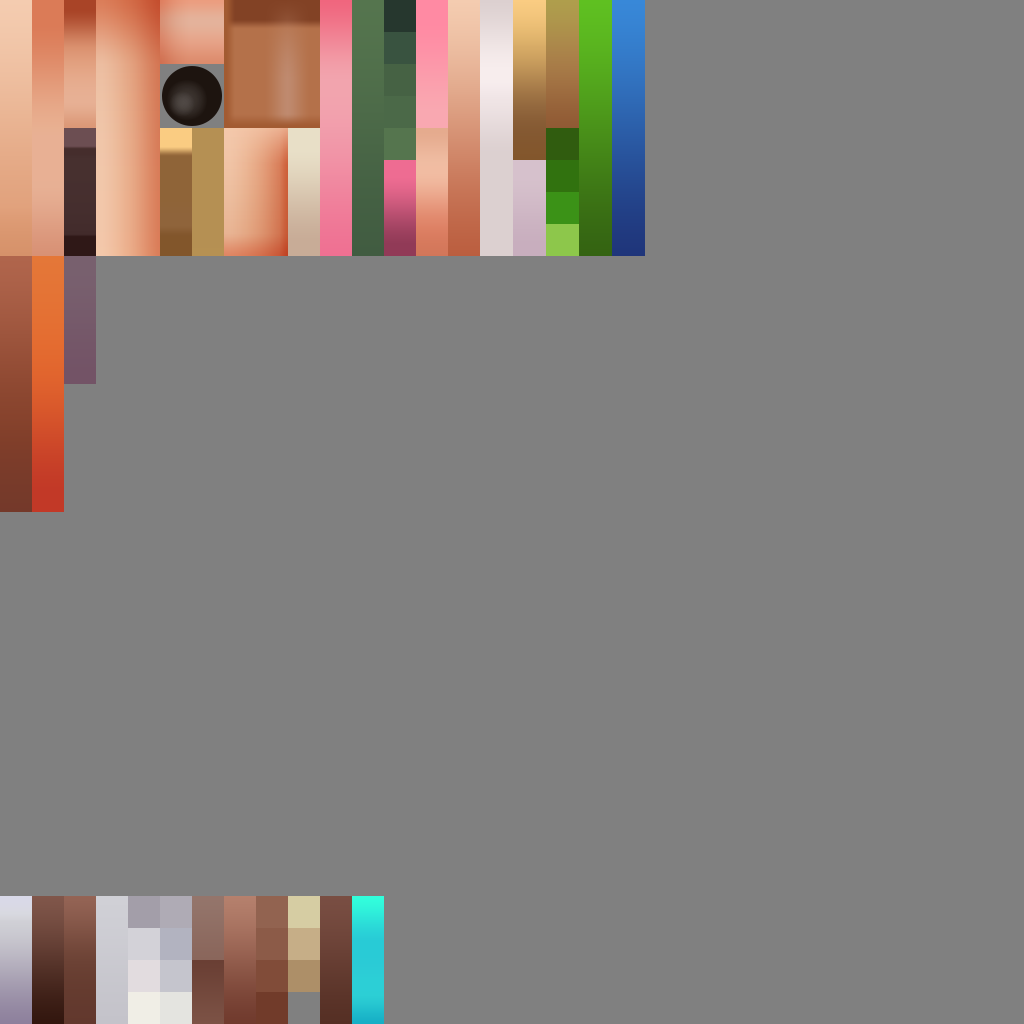
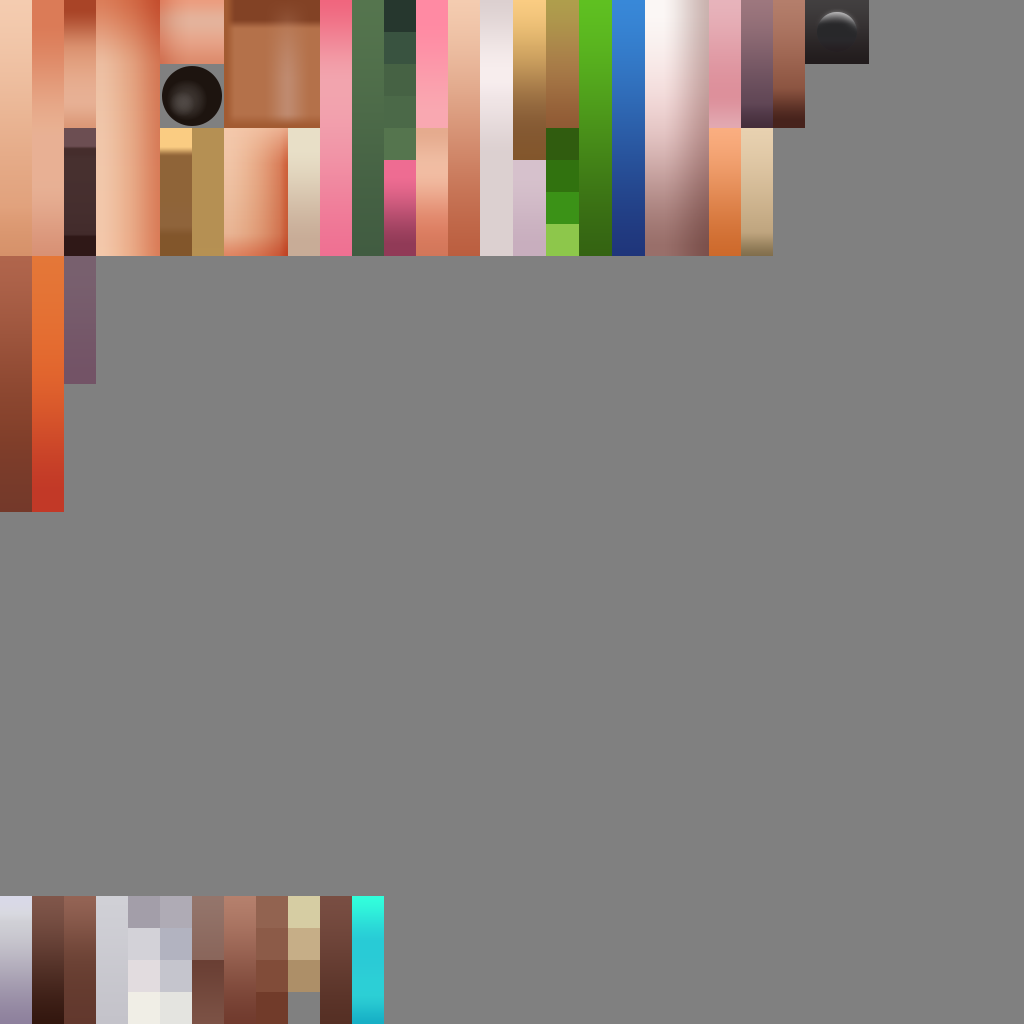
The second w=1024, h=1024 image is a revision of the first. Changes to its layers:
added group "hero_5" with 13 layers above "hero_3" over [645, 0, 869, 256]
added layer "矩形 8 拷贝 3" in group "hero_5" over [709, 128, 741, 256]
added layer "矩形 8 拷贝 5" in group "hero_5" over [741, 128, 773, 256]
added group "组 6" with 1 layers in group "hero_5" over [817, 12, 857, 52]
added layer "椭圆 2" in group "组 6" over [817, 12, 857, 52]
added layer "椭圆 2 拷贝 2" in group "hero_5" over [817, 12, 857, 52]
added layer "椭圆 2 拷贝" in group "hero_5" over [817, 12, 857, 52]
added layer "矩形 8 拷贝 7" in group "hero_5" over [805, 0, 869, 64]
added layer "矩形 8 拷贝 6" in group "hero_5" over [773, 0, 805, 128]
added layer "矩形 8 拷贝 4" in group "hero_5" over [741, 0, 773, 128]
added layer "矩形 8 拷贝 2" in group "hero_5" over [709, 0, 741, 128]
added layer "矩形 8 拷贝" in group "hero_5" over [645, 0, 709, 256]
added layer "矩形 8" in group "hero_5" over [645, 0, 709, 256]
